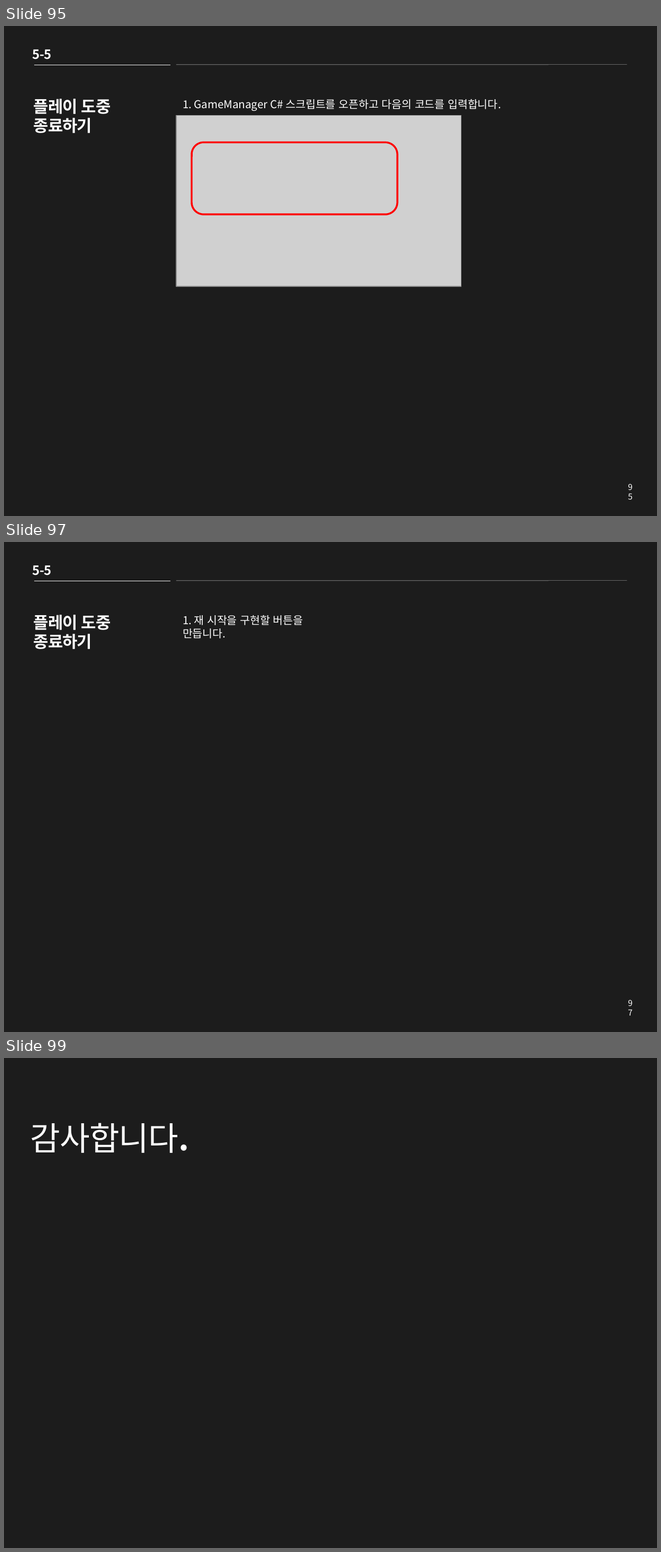
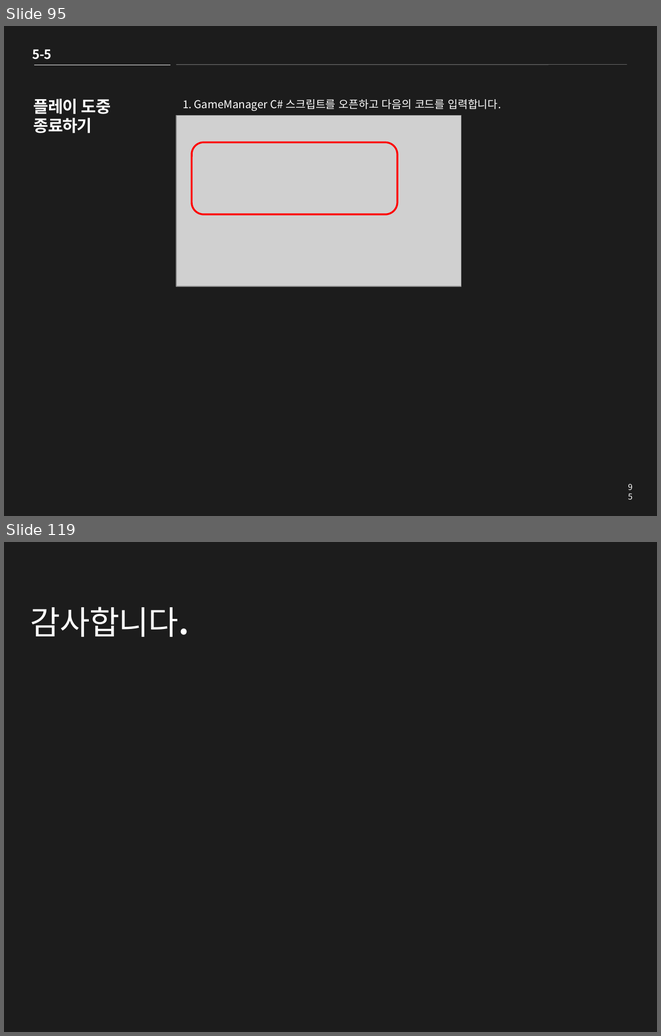
Before and after one commit to clianor/Unity-2D-Roguelike-tutorial, a slide deck: Roguelike PPT.pptx. Shown one above the other, each under a label of ours: slides 95, 97 and 99 before the commit, slides 95 and 119 after it; the slides between them are not shown. The pictures are 661x1552 and 661x1036 pixels, drawn with LibreOffice and Linux fonts; fonts in the diff are those of the drawing; grey boxes stand for pictures. Boxes give left, top, right and bottom in pixels: in the first picture for what was removed or moved away, otherwise in the second. Text is boxed around its words. In the diff, an @@ line names an element or a change of style, - is before the commit and + after.

```diff
--- a/Roguelike PPT.pptx
+++ b/Roguelike PPT.pptx
@@ slide 97 removed at bbox=[4, 542, 657, 1032], background #1C1C1C @@
@@ text removed at bbox=[33, 565, 51, 575] @@
-5-5
@@ line removed from (34, 581) to (170, 581) @@
@@ line removed from (176, 581) to (627, 581) @@
@@ title removed at bbox=[34, 615, 111, 649] @@
-플레이 도중
-종료하기
@@ text removed at bbox=[183, 615, 303, 638] @@
-1. 재 시작을 구현할 버튼을 만듭니다.
@@ page number removed at bbox=[621, 995, 639, 1011] @@
-97
@@ what was slide 99 is now slide 119 @@
```
Also in this commit, not shown: 1 slide changed, 22 slides added, 1 other slide removed, 34 other files.
